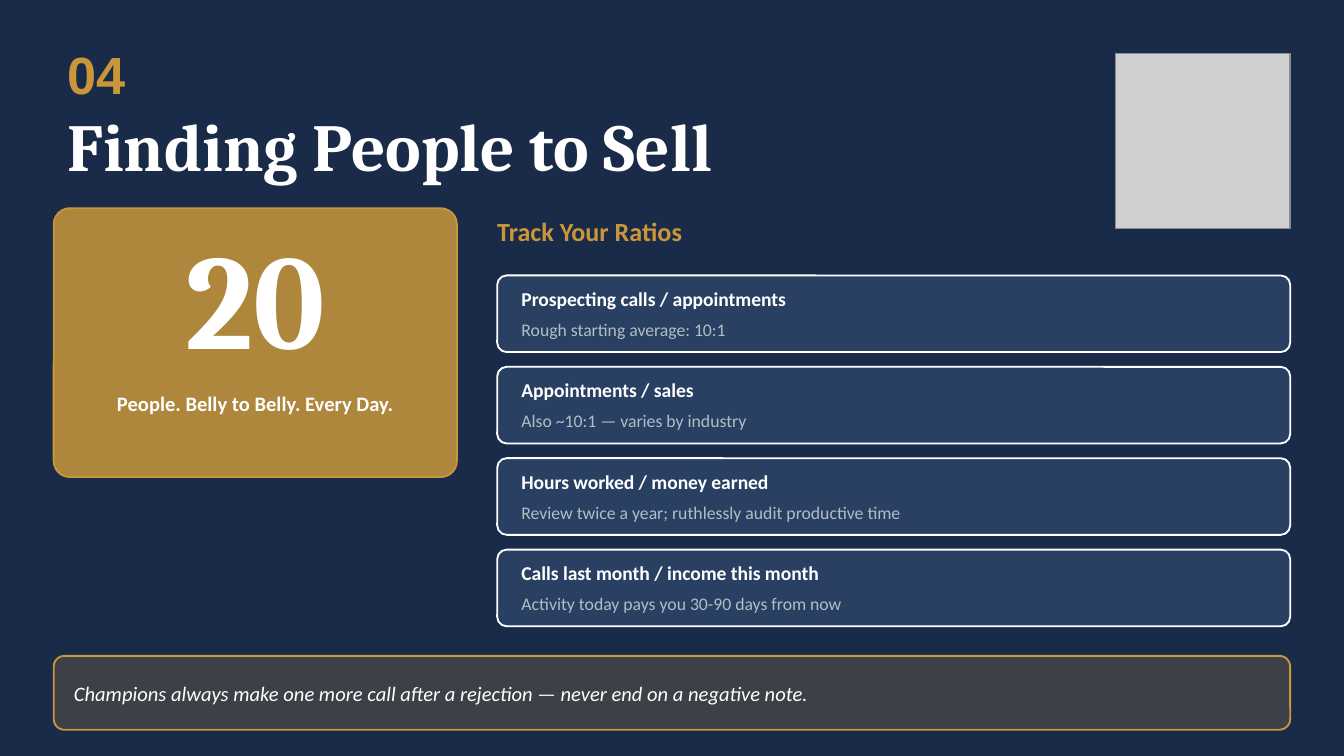
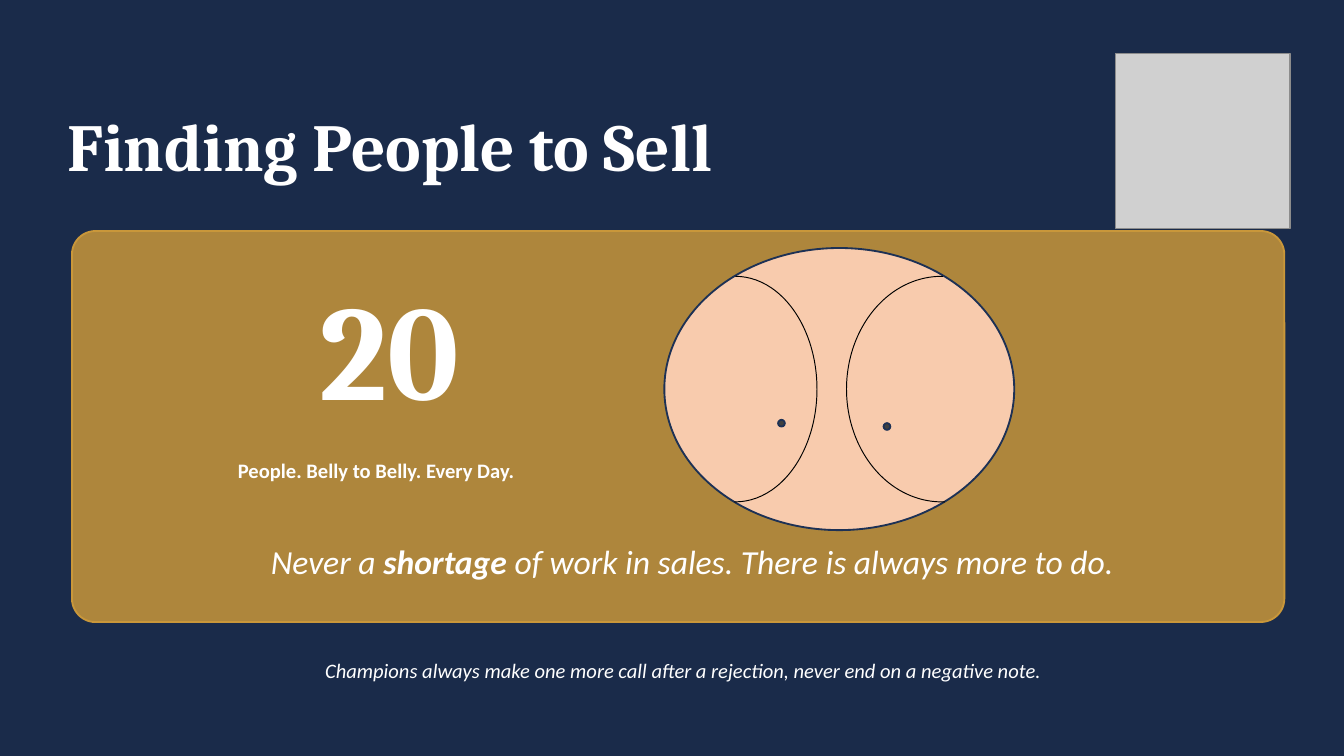
Before and after one commit to DHAINES24/sales-intern-hub, a slide deck: slide 8 of sales_presentation_final [Autosaved] (1).pptx (slide 10 before the commit). Drawn at 1344x756 pixels with LibreOffice and Linux fonts; fonts in the diff are those of the drawing; grey boxes stand for pictures. Boxes give left, top, right and bottom in pixels: in the first picture for what was removed or moved away, otherwise in the second. Text is boxed around its words. In the diff, an @@ line names an element or a change of style, - is before the commit and + after.

```diff
--- a/sales_presentation_final [Autosaved] (1).pptx
+++ b/sales_presentation_final [Autosaved] (1).pptx
@@ text removed at bbox=[67, 57, 125, 95] @@
-04
@@ rounded rectangle: place and size @@
-rounded rectangle at bbox=[54, 208, 457, 477]
+rounded rectangle at bbox=[73, 231, 1285, 622]
@@ text "20": place and size @@
-text "20" at bbox=[185, 258, 325, 350]
+text "20" at bbox=[320, 309, 460, 401]
@@ text removed at bbox=[497, 222, 682, 241] @@
-Track Your Ratios
@@ ellipse added at bbox=[664, 249, 1013, 531], fill #F8CBAD, outline #1E3256 1 pt @@
@@ rounded rectangle removed at bbox=[497, 276, 1290, 352] @@
@@ text removed at bbox=[521, 292, 786, 310] @@
-Prospecting calls / appointments
@@ arc (boxed as its full ellipse) added at bbox=[653, 277, 816, 503], outline #000000 0.5 pt @@
@@ arc (boxed as its full ellipse) added at bbox=[847, 277, 1038, 503], outline #000000 0.5 pt @@
@@ text removed at bbox=[521, 323, 726, 339] @@
-Rough starting average: 10:1
@@ rounded rectangle removed at bbox=[497, 367, 1290, 444] @@
@@ text removed at bbox=[521, 383, 694, 400] @@
-Appointments / sales
@@ text removed at bbox=[521, 414, 747, 430] @@
-Also ~10:1 — varies by industry
@@ ellipse added at bbox=[778, 419, 785, 426], fill #404040, outline #1E3256 1 pt @@
@@ text "People. Belly to Belly. Every ...": place and size @@
-text "People. Belly to Belly. Every ..." at bbox=[117, 396, 393, 415]
+text "People. Belly to Belly. Every ..." at bbox=[238, 463, 514, 482]
@@ ellipse added at bbox=[883, 423, 890, 430], fill #404040, outline #1E3256 1 pt @@
@@ rounded rectangle removed at bbox=[497, 458, 1290, 535] @@
@@ text removed at bbox=[521, 475, 768, 492] @@
-Hours worked / money earned
@@ text removed at bbox=[521, 506, 901, 522] @@
-Review twice a year; ruthlessly audit productive time
@@ text added at bbox=[271, 550, 1113, 580], 18 pt, text #FFFFFF, italic @@
+Never a shortage of work in sales. There is always more to do.
@@ rounded rectangle removed at bbox=[497, 550, 1290, 626] @@
@@ text removed at bbox=[521, 566, 819, 580] @@
-Calls last month / income this month
@@ text removed at bbox=[521, 597, 841, 613] @@
-Activity today pays you 30-90 days from now
@@ rounded rectangle removed at bbox=[54, 656, 1290, 730] @@
@@ text at bbox=[325, 663, 1041, 682]: text changed @@
-Champions always make one more call after a rejection — never end on a negative note.
+Champions always make one more call after a rejection, never end on a negative note.
```
Also in this commit, not shown: 12 other slides changed, 2 slides added, 3 slides removed, 3 other files.
